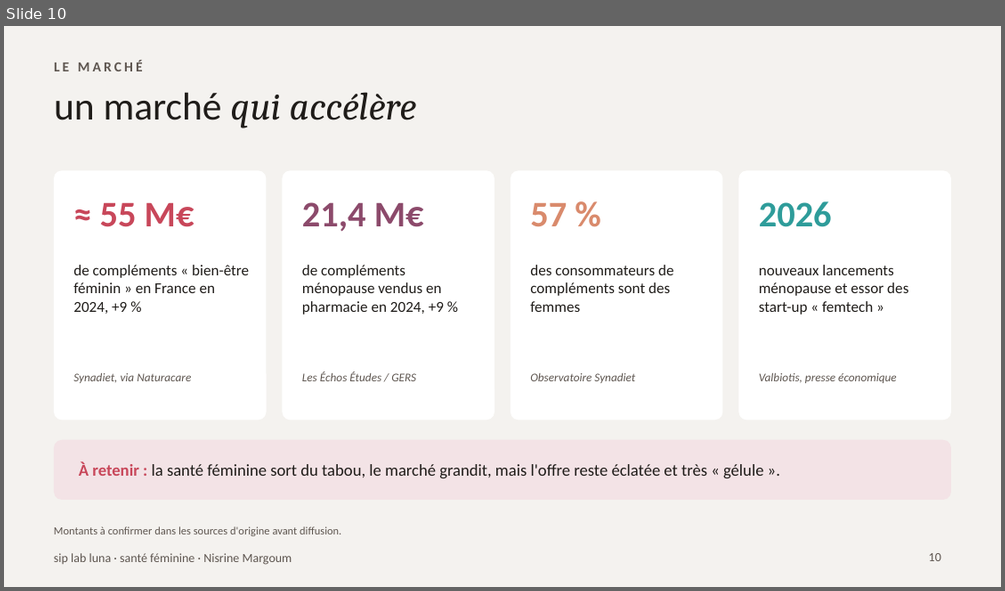
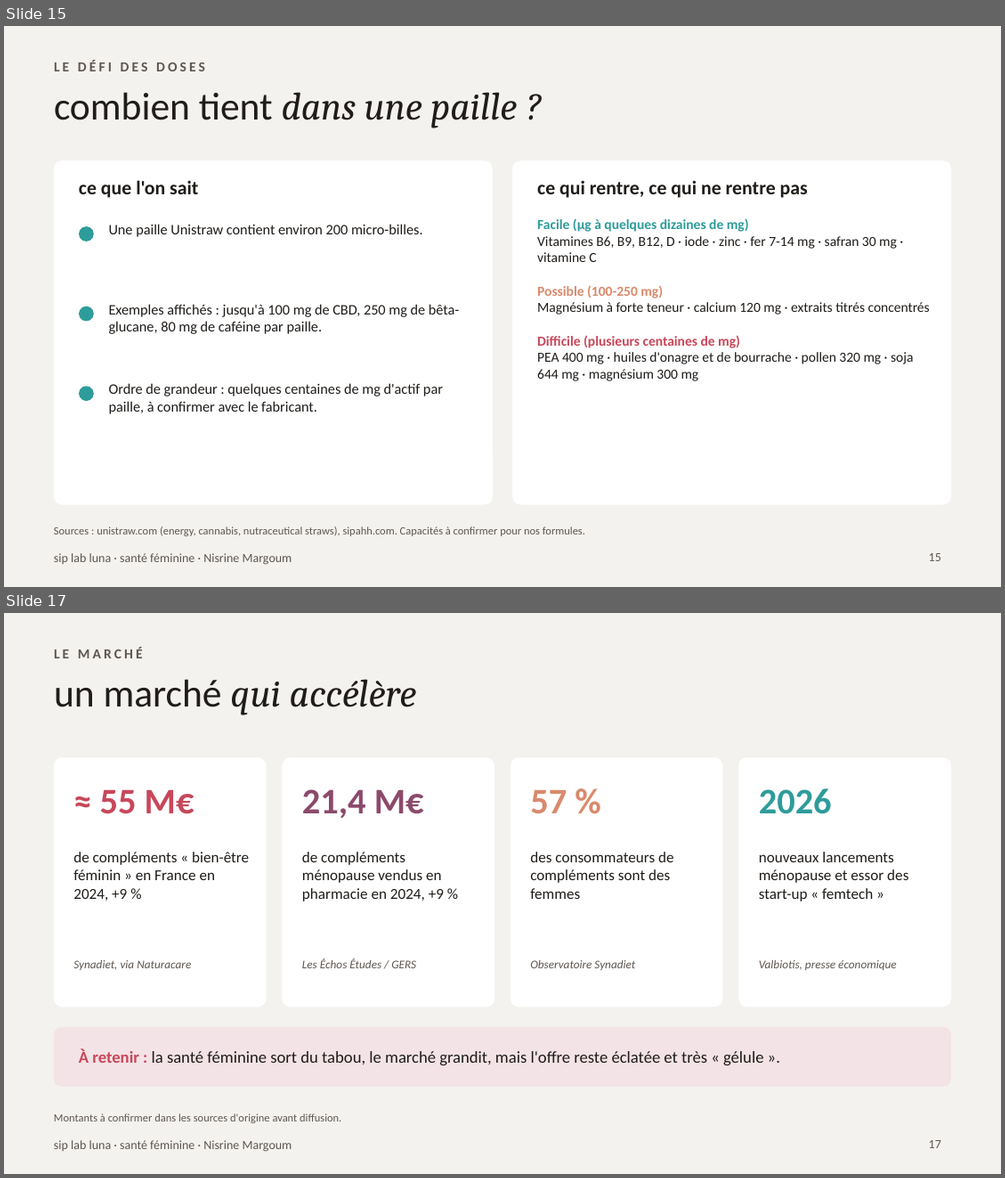
Before and after one commit to nisrine-max/mon-sitee, a slide deck: pitch/siplab-luna-problematique.pptx. Shown one above the other, each under a label of ours: slide 10 before the commit, slides 15 and 17 after it; the slides between them are not shown. The pictures are 1005x591 and 1005x1178 pixels, drawn with LibreOffice and Linux fonts; fonts in the diff are those of the drawing. Boxes give left, top, right and bottom in pixels: in the first picture for what was removed or moved away, otherwise in the second. Text is boxed around its words. In the diff, an @@ line names an element or a change of style, - is before the commit and + after.

```diff
--- a/pitch/siplab-luna-problematique.pptx
+++ b/pitch/siplab-luna-problematique.pptx
@@ slide 15 added at [4,26,1001,587], background #F4F2EF; not listed: 1 template element that a slide beside it also shows @@
@@ text added at [54,60,205,71], 10 pt, text #5E5650, bold @@
+LE DÉFI DES DOSES
@@ title added at [54,92,517,128], 28 pt, text #1F1C19, italic @@
+combien tient dans une paille ?
@@ rounded rectangle added at [54,160,493,505], fill #FFFFFF @@
@@ text added at [79,180,198,198], 14 pt, text #1F1C19, bold @@
+ce que l'on sait
@@ rounded rectangle added at [512,160,951,505], fill #FFFFFF @@
@@ text added at [537,180,808,198], 14 pt, text #1F1C19, bold @@
+ce qui rentre, ce qui ne rentre pas
@@ ellipse added at [79,226,94,241], fill #2E9C9A @@
@@ text added at [109,224,423,237], 10.5 pt, text #1F1C19 @@
+Une paille Unistraw contient environ 200 micro-billes.
@@ text added at [537,218,930,381], 10 pt, text #1F1C19 @@
+Facile (µg à quelques dizaines de mg)
+Vitamines B6, B9, B12, D · iode · zinc · fer 7-14 mg · safran 30 mg · vitamine C
+Possible (100-250 mg)
+Magnésium à forte teneur · calcium 120 mg · extraits titrés concentrés
+Difficile (plusieurs centaines de mg)
+PEA 400 mg · huiles d'onagre et de bourrache · pollen 320 mg · soja 644 mg · magnésium 300 mg
@@ ellipse added at [79,306,94,321], fill #2E9C9A @@
@@ text added at [109,304,459,334], 10.5 pt, text #1F1C19 @@
+Exemples affichés : jusqu'à 100 mg de CBD, 250 mg de bêta-glucane, 80 mg de caféine par paille.
@@ ellipse added at [79,386,94,401], fill #2E9C9A @@
@@ text added at [109,383,443,414], 10.5 pt, text #1F1C19 @@
+Ordre de grandeur : quelques centaines de mg d'actif par paille, à confirmer avec le fabricant.
@@ text added at [54,526,585,536], 8 pt, text #5E5650 @@
+Sources : unistraw.com (energy, cannabis, nutraceutical straws), sipahh.com. Capacités à confirmer pour nos formules.
@@ page number added at [929,553,941,561], 9 pt, text #5E5650 @@
+15
@@ what was slide 10 is now slide 17 @@
@@ page number at [929,1140,941,1148]: text changed @@
-10
+17
```
Also in this commit, not shown: 5 slides changed, 7 other slides added, 1 slide removed.
